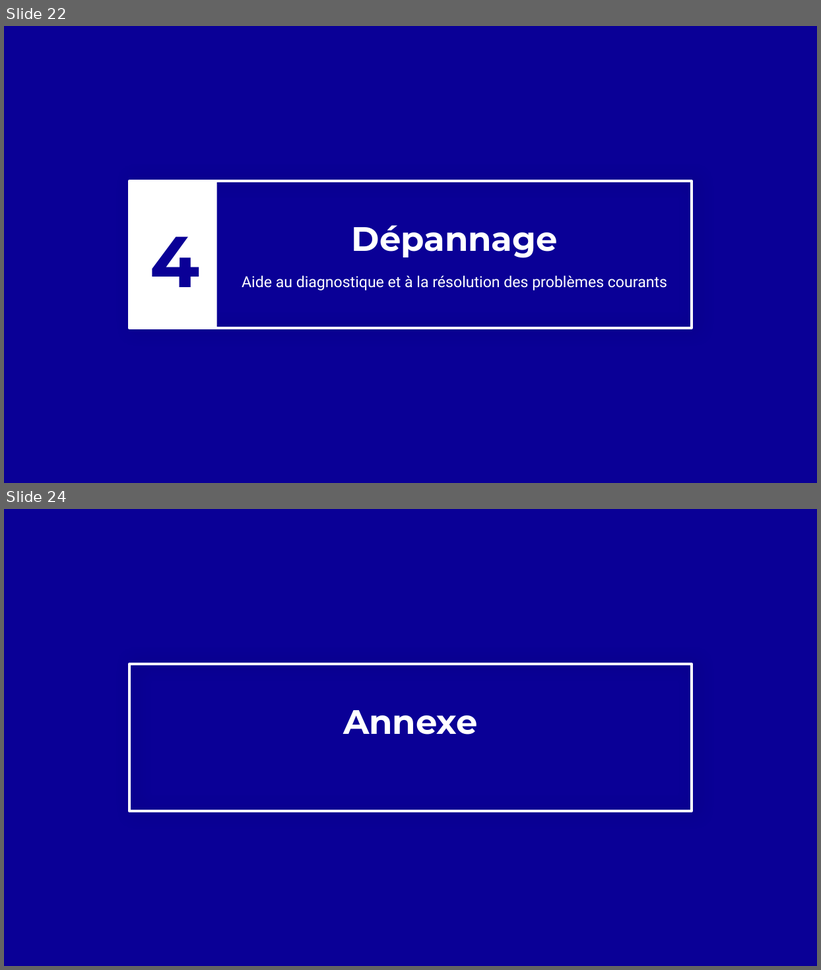
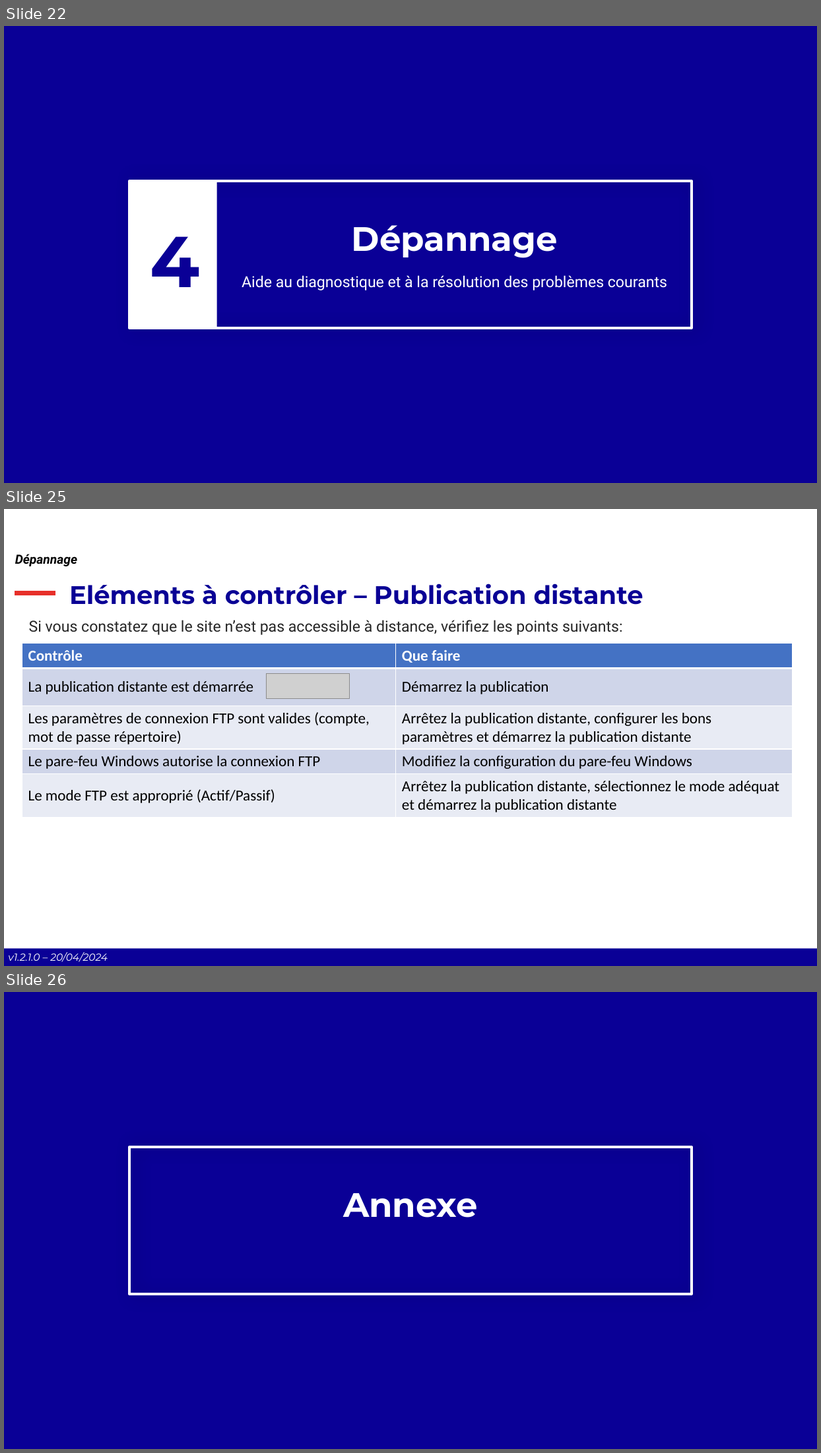
Before and after one commit to Comite-Rhone-Judo/PublicationSuiviCompetition, a slide deck: AppPublication/Documentation/PublicationSuiviCompetition - Manuel d'utilisation.pptx. Shown one above the other, each under a label of ours: slides 22 and 24 before the commit, slides 22, 25 and 26 after it; the slides between them are not shown. The pictures are 821x970 and 821x1453 pixels, drawn with LibreOffice and Linux fonts; fonts in the diff are those of the drawing; grey boxes stand for pictures; background and template pictures are left out. Boxes give left, top, right and bottom in pixels: in the first picture for what was removed or moved away, otherwise in the second. Text is boxed around its words. In the diff, an @@ line names an element or a change of style, - is before the commit and + after.

```diff
--- a/AppPublication/Documentation/PublicationSuiviCompetition - Manuel d'utilisation.pptx
+++ b/AppPublication/Documentation/PublicationSuiviCompetition - Manuel d'utilisation.pptx
@@ slide 25 added at [4,509,817,966], background #FFFFFF @@
@@ text added at [15,554,77,566], 15 pt, text #000000, bold, italic @@
+Dépannage
@@ title added at [69,584,644,605], 30 pt, text #090095, bold @@
+Eléments à contrôler – Publication distante
@@ line added from (15, 593) to (56, 593), #E7302A 6 pt @@
@@ rectangle added at [187,603,635,872], outline #FFFFFF 3 pt @@
@@ text added at [29,620,623,635], 18 pt, text #262626 @@
+Si vous constatez que le site n’est pas accessible à distance, vérifiez les points suivants:
@@ table added at [22,644,793,817], 5 rows, 2 columns @@
+Contrôle | Que faire
+La publication distante est démarrée | Démarrez la publication
+Les paramètres de connexion FTP sont valides (compte, mot de passe répertoire) | Arrêtez la publication distante, configurer les bons paramètres et démarrez la publication distante
+Le pare-feu Windows autorise la connexion FTP | Modifiez la configuration du pare-feu Windows
+Le mode FTP est approprié (Actif/Passif) | Arrêtez la publication distante, sélectionnez le mode adéquat et démarrez la publication distante
@@ picture added at [266,674,349,699] @@
@@ rectangle added at [4,949,817,966], fill #0A0096 @@
@@ text added at [8,953,108,962], 12 pt, text #FFFFFF, italic @@
+v1.2.1.0 – 20/04/2024
@@ what was slide 24 is now slide 26 @@
```
Also in this commit, not shown: 26 slides changed, 3 other slides added, 2 slides removed, 3 other files.
